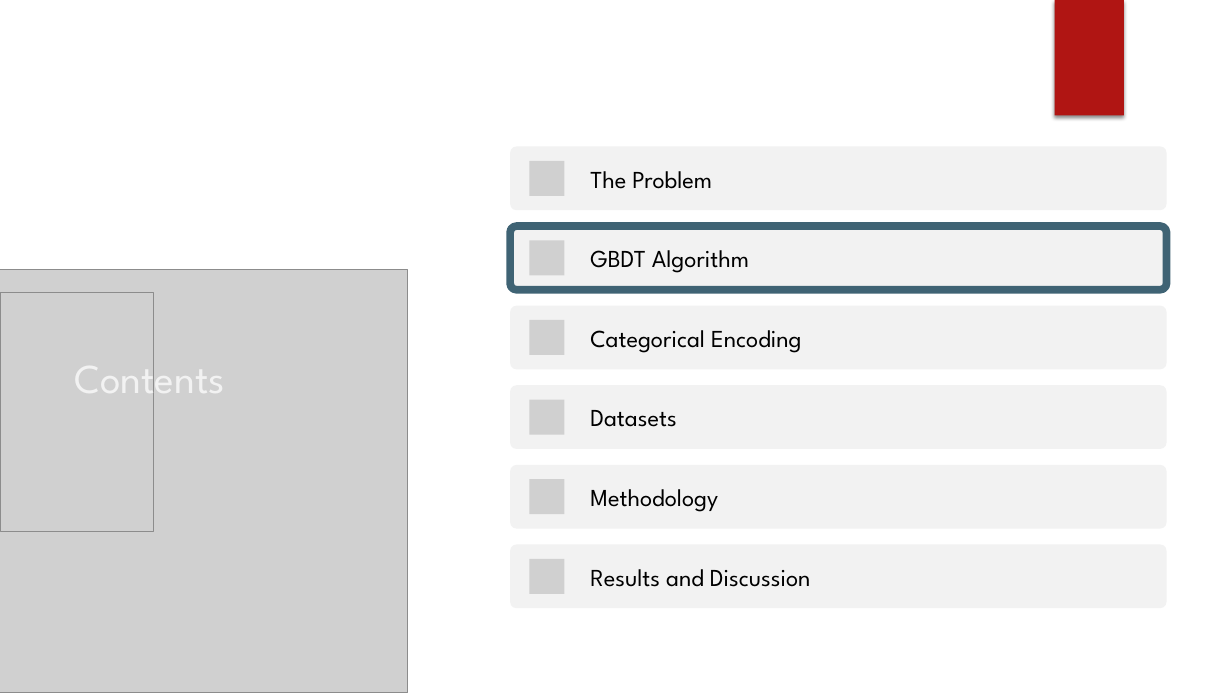
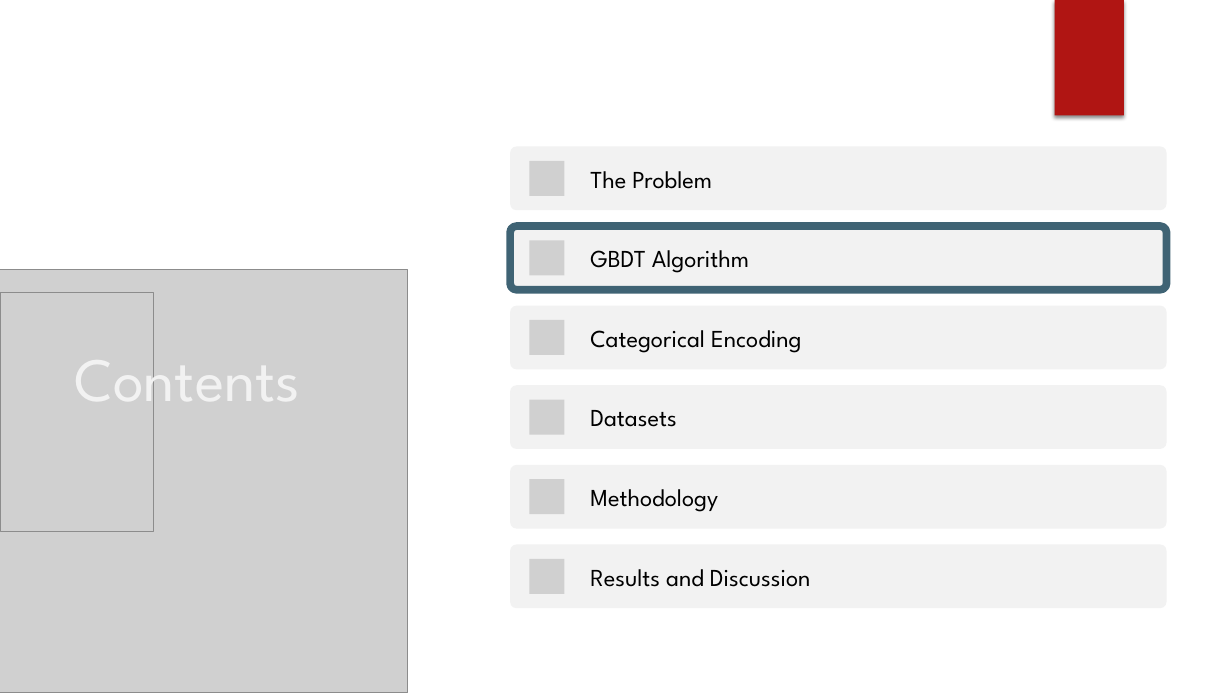
Before and after one commit to mohannishant6/MSc-Thesis, a slide deck: slide 4 of GBDT.pptx. Drawn at 1232x693 pixels with LibreOffice and Linux fonts; fonts in the diff are those of the drawing; grey boxes stand for pictures; background and template pictures are left out. Boxes give left, top, right and bottom in pixels: in the first picture for what was removed or moved away, otherwise in the second. Text is boxed around its words. In the diff, an @@ line names an element or a change of style, - is before the commit and + after.

```diff
--- a/GBDT.pptx
+++ b/GBDT.pptx
@@ title "Contents" at box(74, 340, 300, 420): size 32 to 48 pt @@
```
Also in this commit, not shown: 18 other slides changed, 4 slides added, 1 other file.
